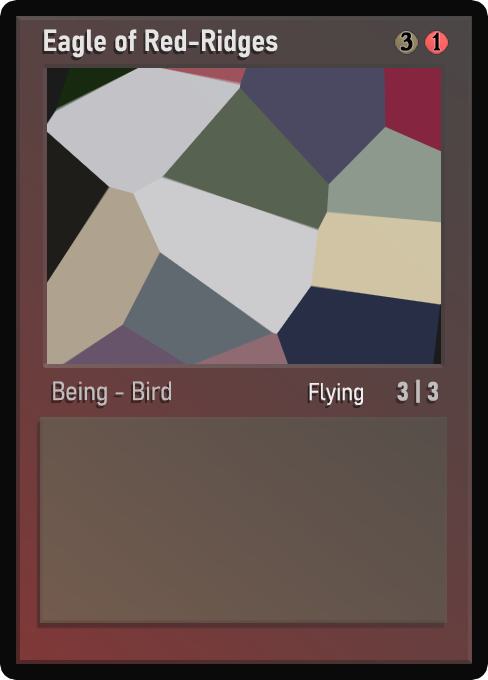
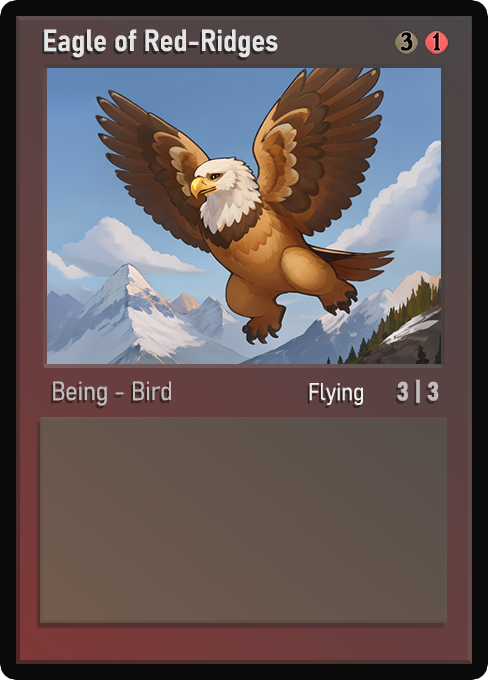
Layers edited between the first and the second 488 x 680 image:
painted on "Name" over [44, 31, 278, 57]
painted on "AtkDef" over [397, 381, 439, 401]
painted on "Class" over [53, 381, 169, 405]
painted on "Ability" over [328, 387, 363, 406]
painted on "Artwork" over [47, 68, 441, 364]
